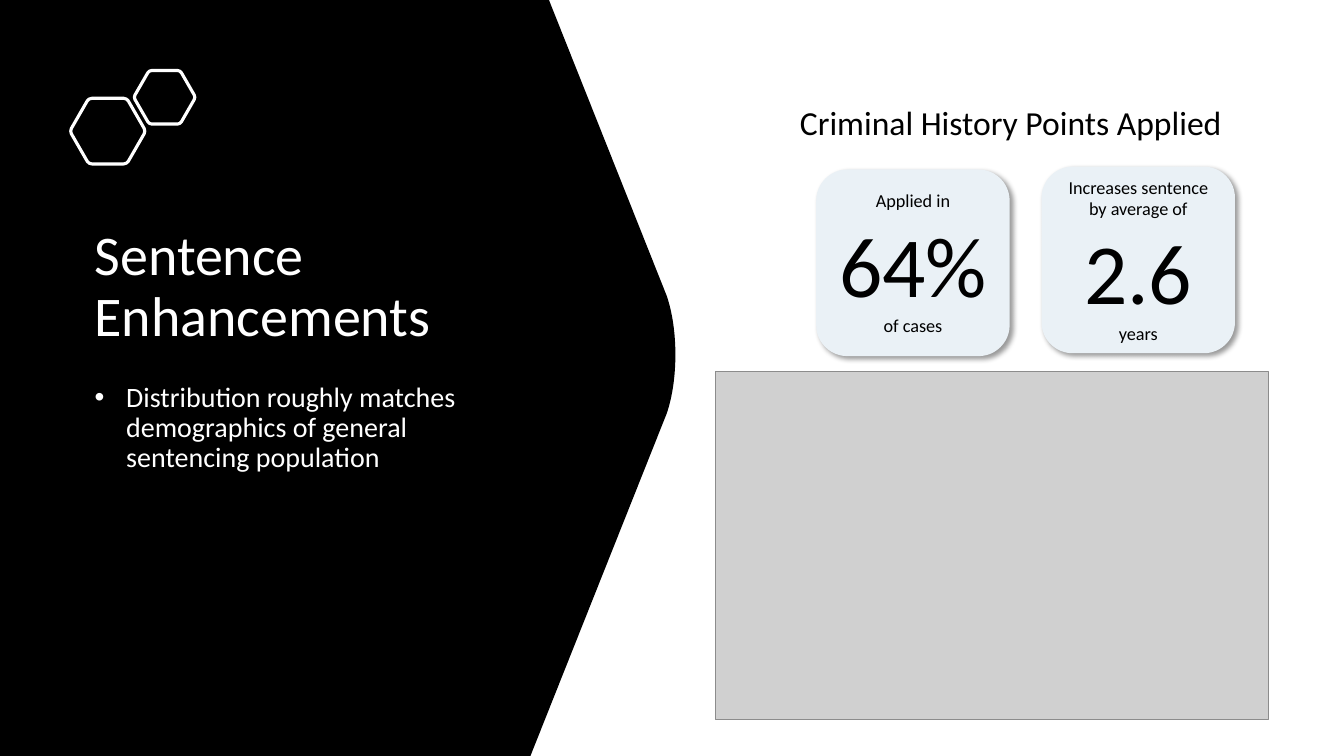
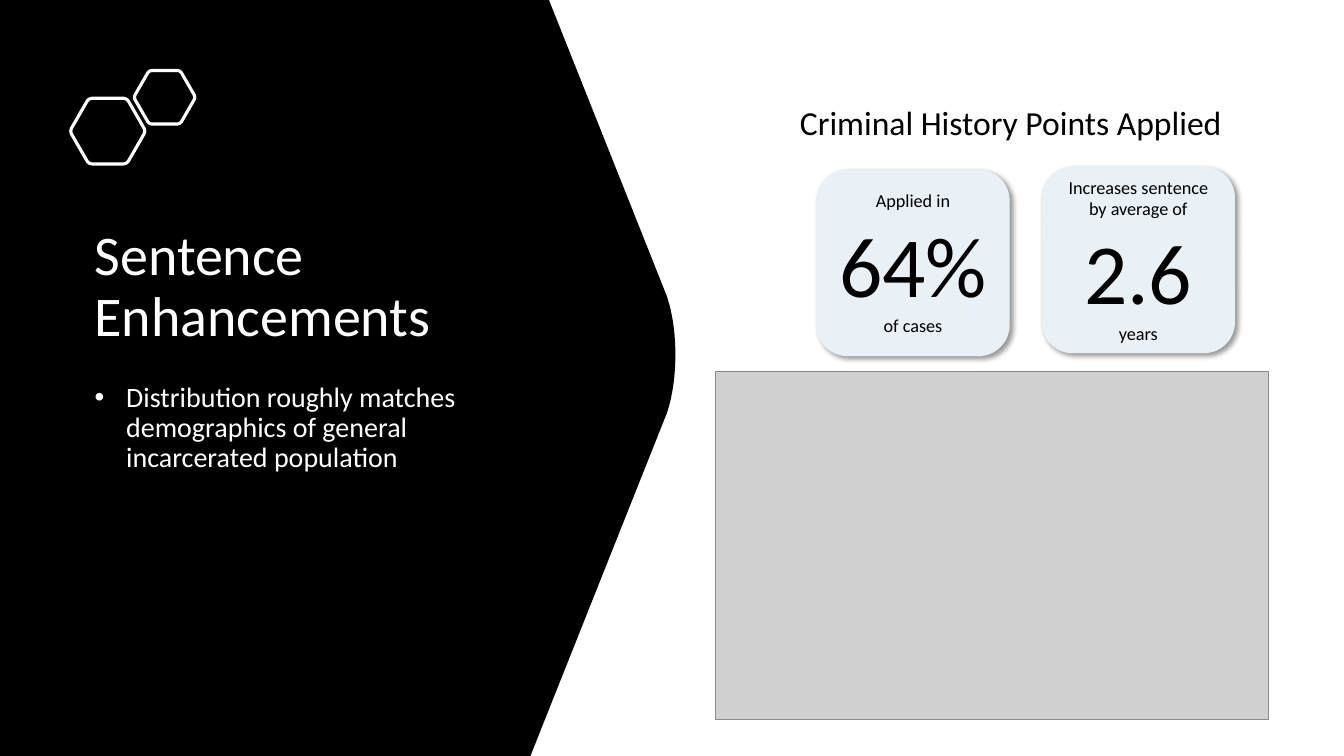
Before and after one commit to jenwhitson/sentencing_project, a slide deck: slide 12 of Presentation.pptx. Drawn at 1344x756 pixels with LibreOffice and Linux fonts; fonts in the diff are those of the drawing; grey boxes stand for pictures. Boxes give left, top, right and bottom in pixels: in the first picture for what was removed or moved away, otherwise in the second. Text is boxed around its words. In the diff, an @@ line names an element or a change of style, - is before the commit and + after.

```diff
--- a/Presentation.pptx
+++ b/Presentation.pptx
@@ text at box(126, 387, 455, 472): text changed @@
-• Distribution roughly matches demographics of general sentencing population
+• Distribution roughly matches demographics of general incarcerated population
```
Also in this commit, not shown: 6 other slides changed, 3 slides added, 2 slides removed.
